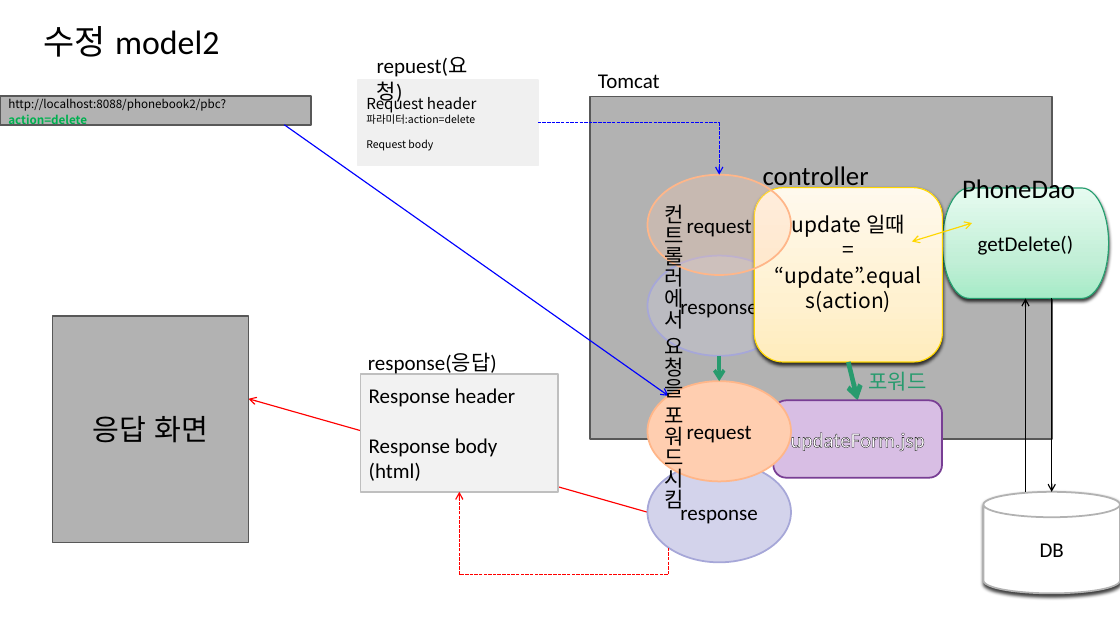
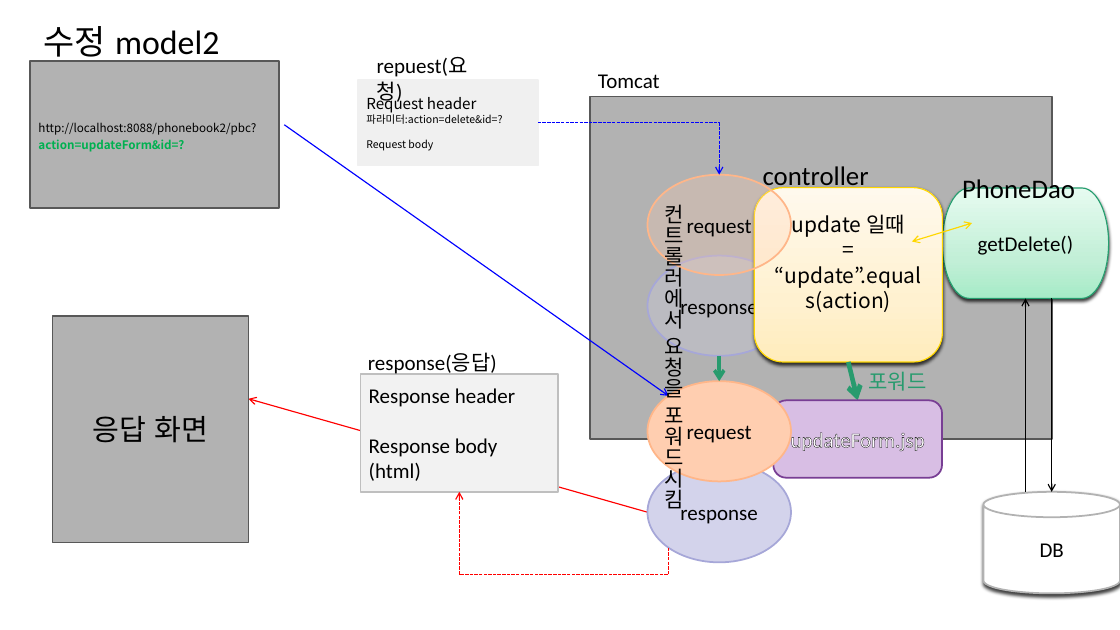
Before and after one commit to leenapark/phonebook2, a slide deck: slide 3 of phonebook2.pptx. Drawn at 1120x630 pixels with LibreOffice and Linux fonts; fonts in the diff are those of the drawing. Boxes give left, top, right and bottom in pixels: in the first picture for what was removed or moved away, otherwise in the second. Text is boxed around its words. In the diff, an @@ line names an element or a change of style, - is before the commit and + after.

Commit message:
20210109 phonebook2

```diff
--- a/phonebook2.pptx
+++ b/phonebook2.pptx
@@ rectangle "http://localhost:8088/phonebook2/pbc?action=updateForm&id=?": place and size @@
-rectangle "http://localhost:8088/phonebook2/pbc?action=updateForm&id=?" at (0,96,311,124)
+rectangle "http://localhost:8088/phonebook2/pbc?action=updateForm&id=?" at (30,61,279,208)
@@ text in rectangle at (366,112,502,124): text changed @@
-파라미터:action=delete
+파라미터:action=delete&id=?
@@ text in rectangle at (38,122,256,152): text changed @@
-http://localhost:8088/phonebook2/pbc?action=delete
+http://localhost:8088/phonebook2/pbc?action=updateForm&id=?
```
Also in this commit, not shown: 4 other files.
